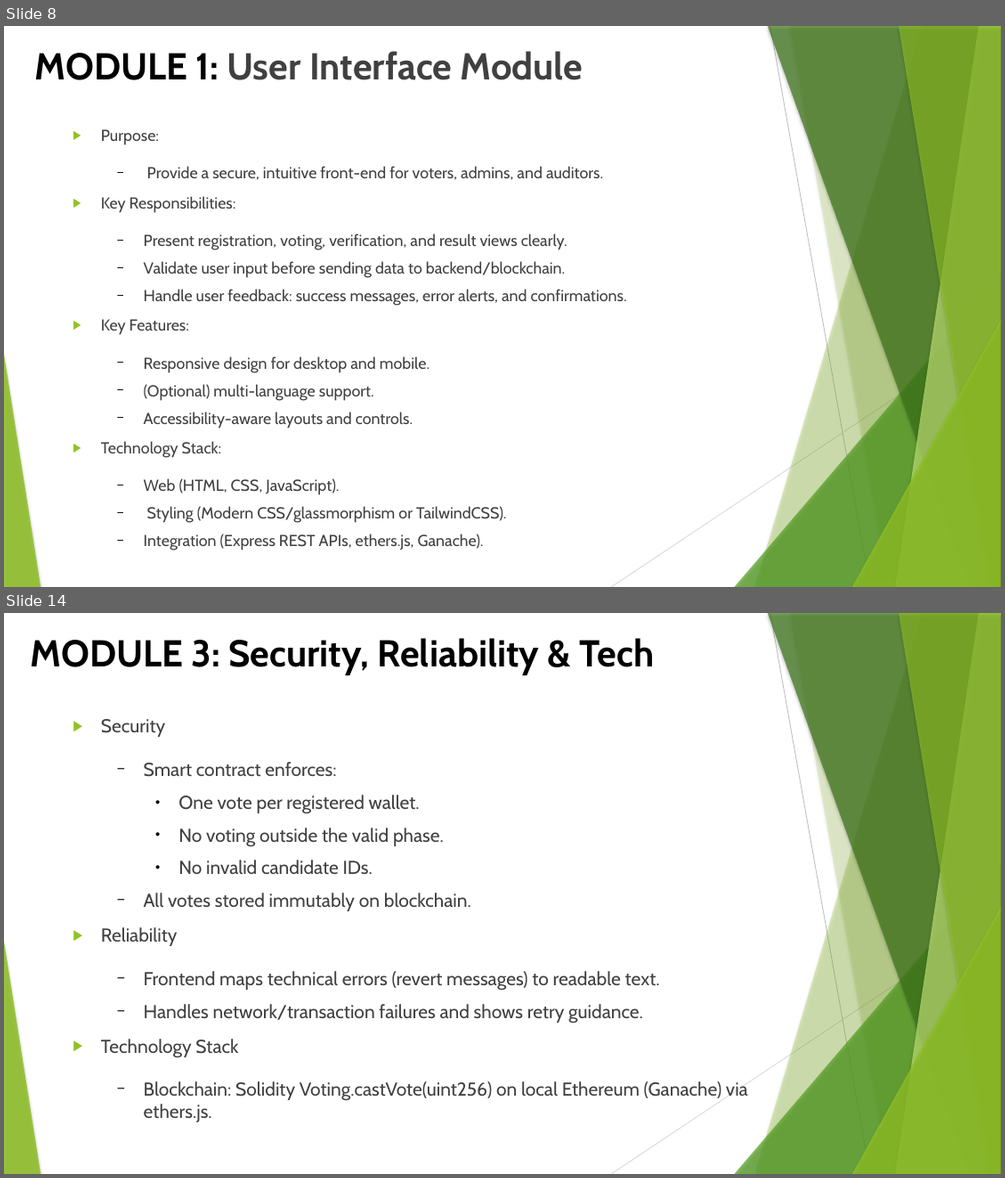
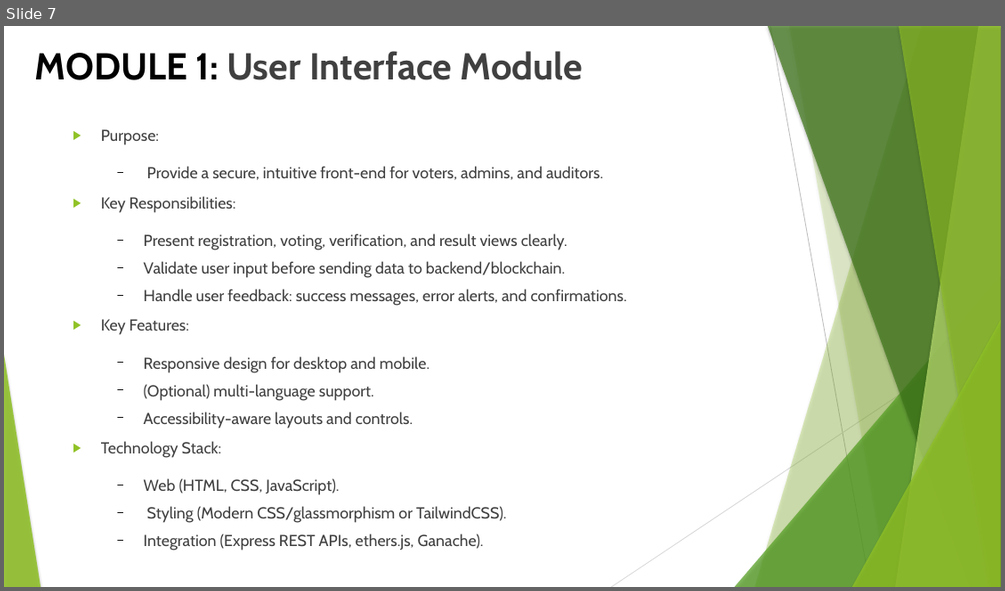
Before and after one commit to SridharanThangaraji/blockchain-voting, a slide deck: docs/blockchain-voting-review-II.pptx. Shown one above the other, each under a label of ours: slides 8 and 14 before the commit, slide 7 after it; the slides between them are not shown. The pictures are 1005x1178 and 1005x591 pixels, drawn with LibreOffice and Linux fonts; fonts in the diff are those of the drawing. Boxes give left, top, right and bottom in pixels: in the first picture for what was removed or moved away, otherwise in the second. Text is boxed around its words. In the diff, an @@ line names an element or a change of style, - is before the commit and + after.

```diff
--- a/docs/blockchain-voting-review-II.pptx
+++ b/docs/blockchain-voting-review-II.pptx
@@ slide 14 removed at (4, 613, 1001, 1174), background #FFFFFF; not listed: 10 template elements that a slide beside it also shows @@
@@ title removed at (30, 638, 655, 675) @@
-MODULE 3: Security, Reliability & Tech
@@ text removed at (101, 719, 748, 1122) @@
-▶ Security
-  − Smart contract enforces:
-    ● One vote per registered wallet.
-    ● No voting outside the valid phase.
-    ● No invalid candidate IDs.
-  − All votes stored immutably on blockchain.
-▶ Reliability
-  − Frontend maps technical errors (revert messages) to readable text.
-  − Handles network/transaction failures and shows retry guidance.
-▶ Technology Stack
-  − Blockchain: Solidity Voting.castVote(uint256) on local Ethereum (Ganache) via ethers.js.
@@ what was slide 8 is now slide 7 @@
```
Also in this commit, not shown: 7 other slides changed, 10 slides added, 6 other slides removed, 1 other file.
